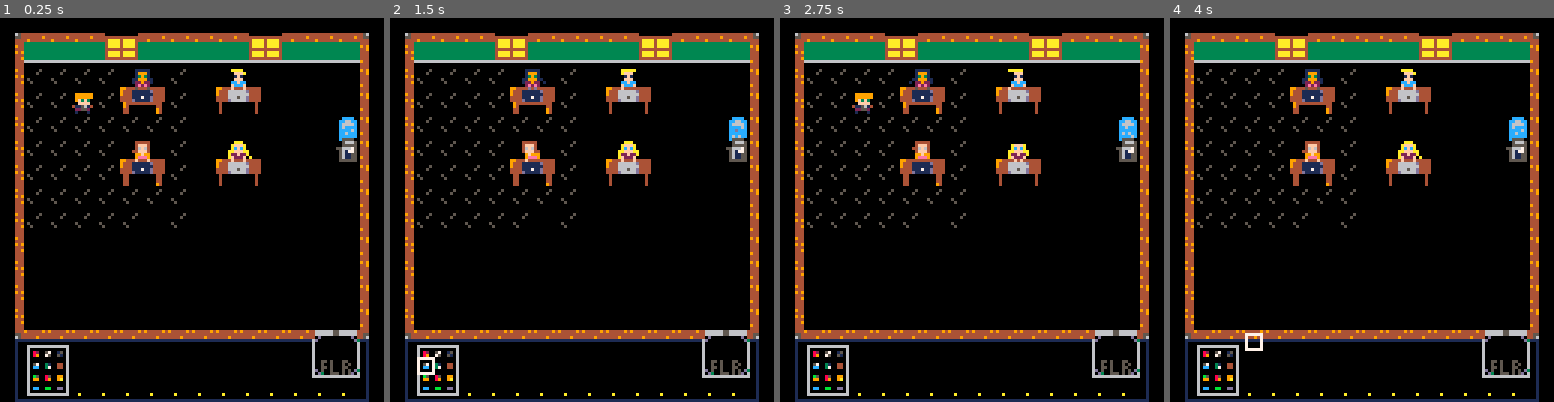
Above: before the commit, frames 1-4 (left to right).
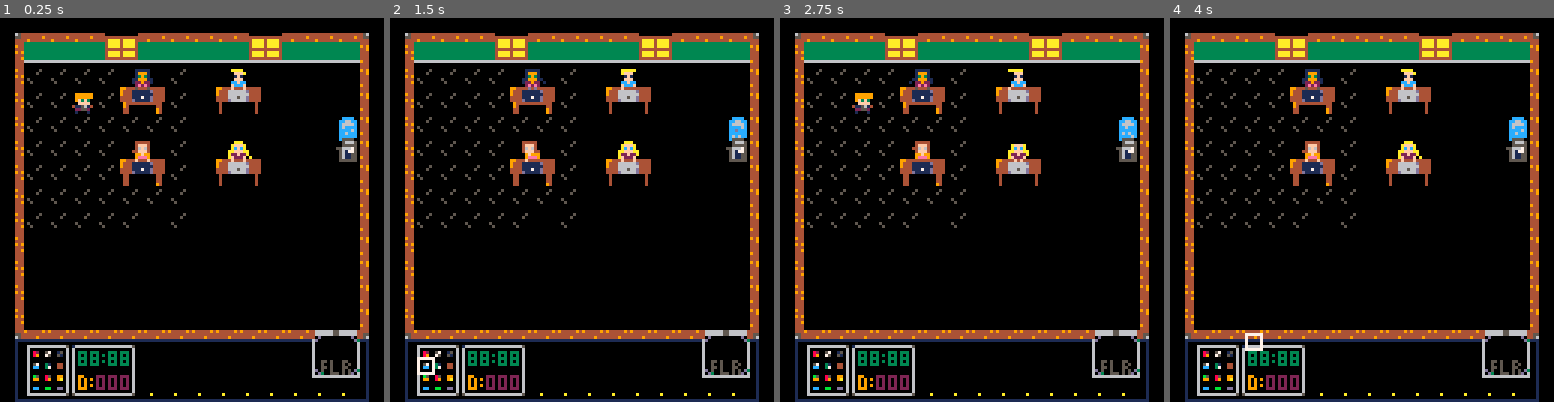
Above: after the commit, the same moments.

Repository: brettski/pico-8
Game: PICO-8 cartridge itslug.p8
Same seed, same stepped clock (60 frames per second), same inputs: the game is played once before the commit and once after it.
Inputs:
- Up to frame 1 (0.25 s): no input
- Up to frame 2 (1.5 s): tap X (X key) at 0.33, 1.07 s; tap O (Z key) at 0.7 s
- Up to frame 3 (2.75 s): hold Right 1.6-2.1 s; tap O (Z key) at 1.7, 2.1, 2.5 s; tap X (X key) at 1.85 s; hold Up 2.15-2.42 s; hold Right from 2.47 s (still down)
- Up to frame 4 (4 s): tap O (Z key) at 2.9, 3.3, 3.7 s; tap X (X key) at 2.97 s; release Right at 3.03 s; hold Left 3.08-3.58 s; hold Down 3.63-3.97 s

The runs differ from the first frame. In frame 1, 1.1% of the frame differs, in the area x 17-36%, y 85-99%; in frame 2, 1.1%; in frame 3, 1.1%; in frame 4, 1.1%.

Commit message:
clock and day ui

Diff:
--- a/itslug.p8
+++ b/itslug.p8
@@ -340,7 +340,7 @@
 
 __gff__
 0000000000000000000000000000000000000000000000000000000000000000000000000000000000000000000000000101010101000000000000000003000100000000000000000303030307070707000000000000000003030303070707070000000000000000070707070707070701010101000000000303030303030303
-0001000000000000000000000000000001000100000101000000000000000000010101000000000000000000000000000100010101000000000000000000000000000000000000000000000000000000000000000000000000000000000000000000000000000000000000000000000000000000000000000000000000000000
+0001000000000000000000000000000001000100000101010101000000000000010101000000000000000000000000000100010101000000000000000000000000000000000000000000000000000000000000000000000000000000000000000000000000000000000000000000000000000000000000000000000000000000
 __map__
 8081818193948181818193948181818200000000000000000000000000000000000000000000000000000000000000000000000000000000000000000000000000000000000000000000000000000000000000000000000000000000000000000000000000000000000000000000000000000000000000000000000000000000
 9083838384858383838384858383839200000000000000000000000000000000000000000000000000000000000000000000000000000000000000000000000000000000000000000000000000000000000000000000000000000000000000000000000000000000000000000000000000000000000000000000000000000000
@@ -355,6 +355,6 @@
 9000000000000000000000000000009200000000000000000000000000000000000000000000000000000000000000000000000000000000000000000000000000000000000000000000000000000000000000000000000000000000000000000000000000000000000000000000000000000000000000000000000000000000
 9000000000000000000000000000009200000000000000000000000000000000000000000000000000000000000000000000000000000000000000000000000000000000000000000000000000000000000000000000000000000000000000000000000000000000000000000000000000000000000000000000000000000000
 9000000000000000000000000000009200000000000000000000000000000000000000000000000000000000000000000000000000000000000000000000000000000000000000000000000000000000000000000000000000000000000000000000000000000000000000000000000000000000000000000000000000000000
-a09596a1a1a1a1a1a1a1a1a1a18e8fa200000000000000000000000000000000000000000000000000000000000000000000000000000000000000000000000000000000000000000000000000000000000000000000000000000000000000000000000000000000000000000000000000000000000000000000000000000000
-b2a5a6000000000000000000009e9fb300000000000000000000000000000000000000000000000000000000000000000000000000000000000000000000000000000000000000000000000000000000000000000000000000000000000000000000000000000000000000000000000000000000000000000000000000000000
-b0b5b6b4b4b4b4b4b4b4b4b4b4b4b4b100000000000000000000000000000000000000000000000000000000000000000000000000000000000000000000000000000000000000000000000000000000000000000000000000000000000000000000000000000000000000000000000000000000000000000000000000000000
+a09596979899a1a1a1a1a1a1a18e8fa200000000000000000000000000000000000000000000000000000000000000000000000000000000000000000000000000000000000000000000000000000000000000000000000000000000000000000000000000000000000000000000000000000000000000000000000000000000
+b2a5a6a7a8a9000000000000009e9fb300000000000000000000000000000000000000000000000000000000000000000000000000000000000000000000000000000000000000000000000000000000000000000000000000000000000000000000000000000000000000000000000000000000000000000000000000000000
+b0b5b6b7b8b9b4b4b4b4b4b4b4b4b4b100000000000000000000000000000000000000000000000000000000000000000000000000000000000000000000000000000000000000000000000000000000000000000000000000000000000000000000000000000000000000000000000000000000000000000000000000000000
Not shown, changed: 22 lines of the sprite sheet (__gfx__) section of itslug.p8
